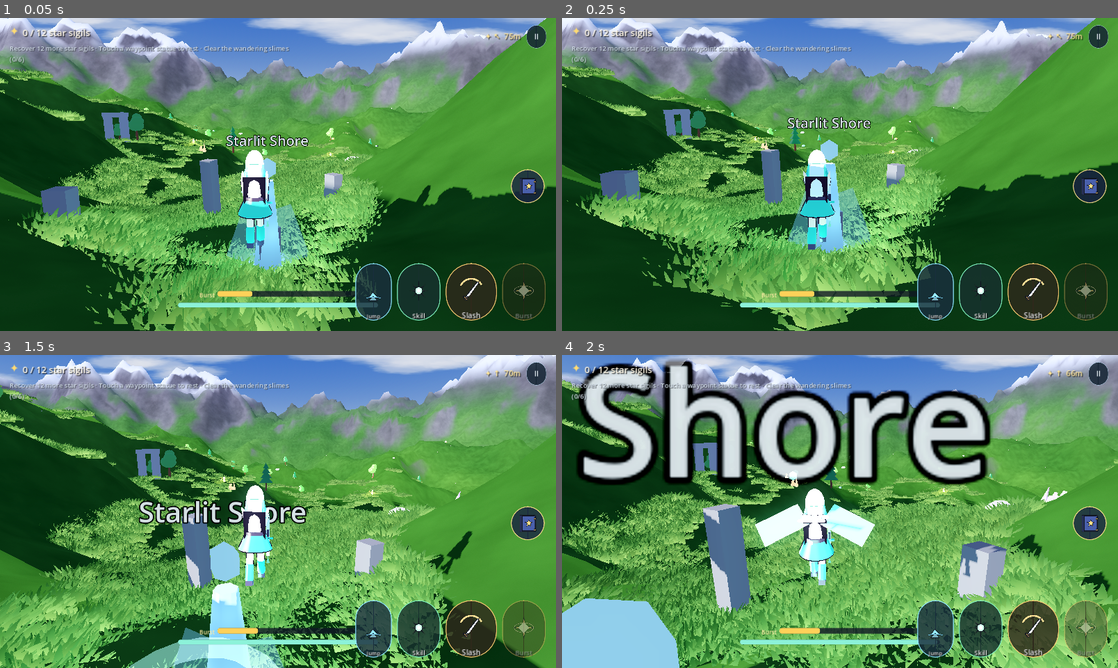
Above: before the commit, frames 1-4 (two rows, left to right).
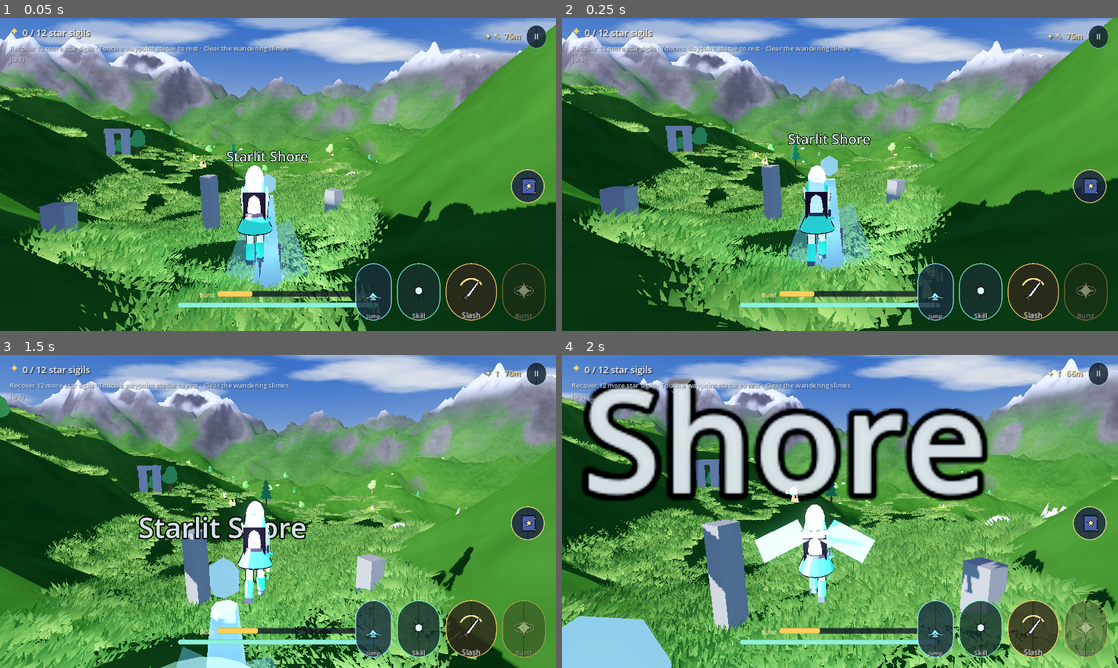
Above: after the commit, the same moments.

Repository: Endiq-jar/LastStar
Game: Godot game, scene res://scenes/world.tscn
The game is run twice, just before and just after one commit, with the same random seed, the same clock (stepped at 60 frames per second) and the same inputs.
Inputs (mouse positions are in pixels of both pictures, inside the frame that each line leads up to):
- Up to frame 1 (0.05 s): no input
- Up to frame 2 (0.25 s): no input
- Up to frame 3 (1.5 s): move the mouse to (305, 511) at 0.52 s; press the mouse at (305, 511) at 0.53 s; hold W (move_forward) from 0.53 s (still down); tap Space (jump) at 0.77, 1.07 s; move the mouse to (250, 511) at 1.27 s; release the mouse at (250, 511) at 1.28 s; tap Q (burst) at 1.35 s
- Up to frame 4 (2 s): keep holding W (move_forward); tap Space (jump) at 1.52, 1.82 s

The runs differ from the first frame. In frame 1, 47% of the frame differs, in the area x 0-100%, y 0-100%; in frame 2, 46%; in frame 3, 53%; in frame 4, 59%.

Commit message:
fix: aim the camera above the pivot so the character is centred
The spring arm hangs behind and above the pivot and the camera keeps the arm's
orientation, so the frame is centred on where the arm points - not on the pivot.
A character centred on the pivot therefore lands near the bottom of the screen,
which is where the HUD's action bar and stamina bars are.

The camera is now tilted up by the angle that lifts the aim point by 0.30 m at the
arm's length. That moves the character from the bottom quarter into the middle of
the frame without moving the camera, changing its distance, or changing the pitch
the player controls.

Co-authored-by: arena-agent <297053741+arena-agent@users.noreply.github.com>

Diff:
--- a/scripts/player.gd
+++ b/scripts/player.gd
@@ -26,6 +26,13 @@
 ## Chest height on a 1.8 m character. The frame is centred here, which leaves the
 ## full body in view above the HUD band at the bottom of the screen.
 const CAM_HEIGHT := 1.45
+## The camera aims slightly ABOVE the pivot. The spring arm places the camera
+## behind and above the pivot and the camera keeps the arm's orientation, so the
+## frame is centred on wherever the arm points, not on the pivot. Tilting the
+## camera up by this much pulls the character up from the bottom of the frame into
+## the middle without moving the camera at all. The HUD's action bar occupies the
+## bottom quarter of the screen, so a character centred on the pivot sits behind it.
+const CAM_AIM_LIFT := 0.30
 const CAM_SHOULDER := 0.45
 const MOUSE_SENS := 0.0026
 const STICK_SENS := 2.4
@@ -137,10 +144,15 @@
 	# collide with the character and jam the camera inside its own head.
 	_spring.collision_mask = 1
 	_spring.add_excluded_object(get_rid())
+	# Horizontal shoulder offset only. Any vertical offset here is applied along the
+	# *rotated* arm, so it shifts the camera and the character moves down the frame
+	# by the same amount - which is how the character ended up behind the HUD's
+	# action bar with her head at 66% of screen height.
 	_spring.position = Vector3(CAM_SHOULDER, 0.0, 0)
 	_pivot.add_child(_spring)
 
 	_camera = Camera3D.new()
+	_camera.rotation_degrees = Vector3(rad_to_deg(atan2(CAM_AIM_LIFT, CAM_DISTANCE)), 0.0, 0.0)
 	_camera.fov = 62.0
 	_camera.near = 0.05
 	_camera.far = 900.0
Binary file changed: docs/render_wide.png
Binary file changed: docs/render_world.png
